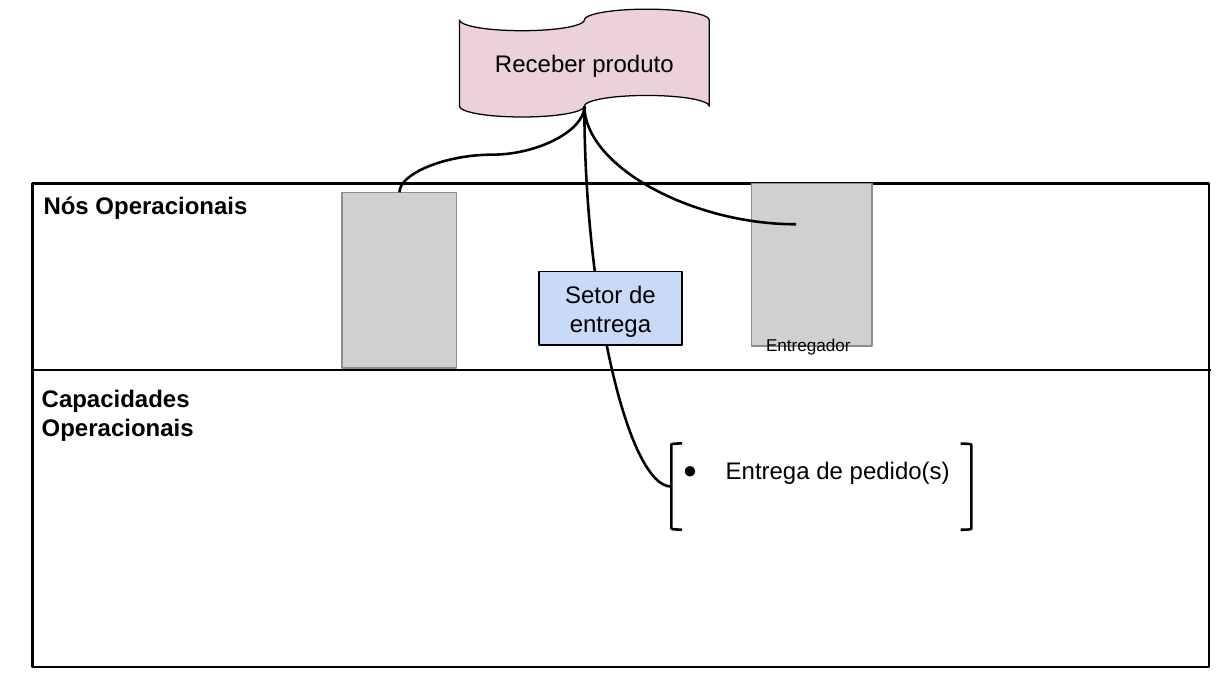
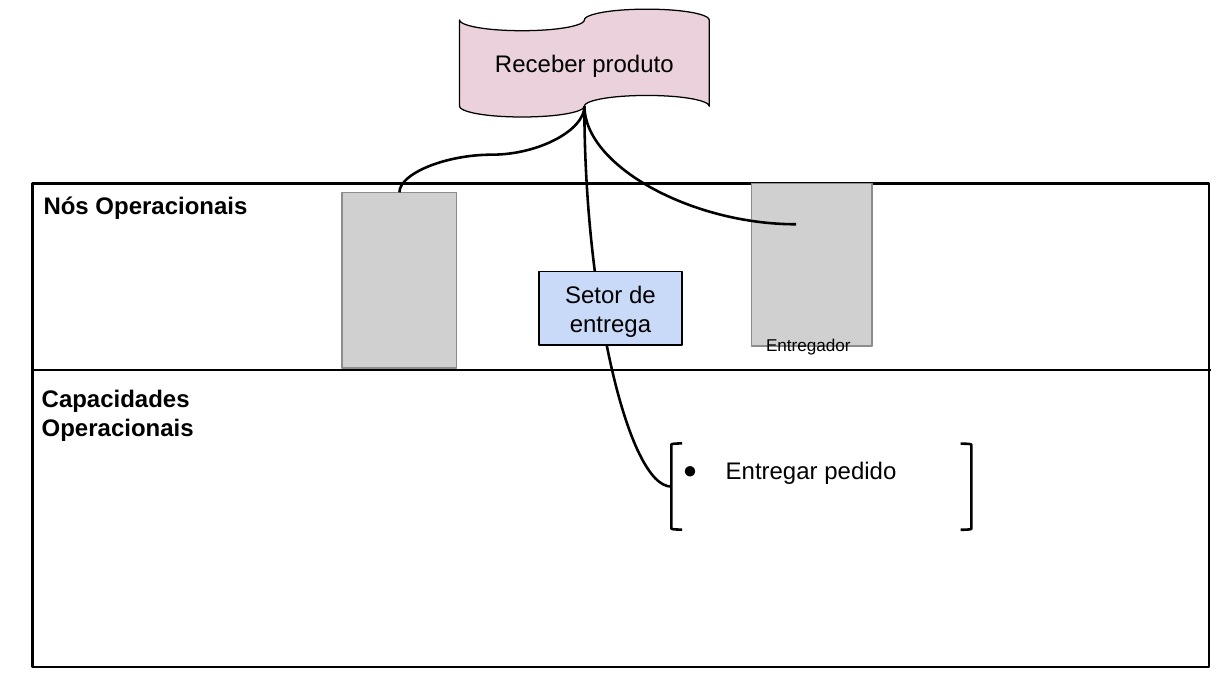
Before and after one commit to Vilela272/artefatos_OPE, a slide deck: slide 5 of 15. Arquitetura de negócio.pptx. Drawn at 1232x693 pixels with LibreOffice and Linux fonts; fonts in the diff are those of the drawing; grey boxes stand for pictures. Boxes give left, top, right and bottom in pixels: in the first picture for what was removed or moved away, otherwise in the second. Text is boxed around its words. In the diff, an @@ line names an element or a change of style, - is before the commit and + after.

```diff
--- a/15. Arquitetura de negócio.pptx
+++ b/15. Arquitetura de negócio.pptx
@@ text at (726,461,896,484): text changed @@
-● Entrega de pedido(s)
+● Entregar pedido
```
Also in this commit, not shown: 9 other files.
